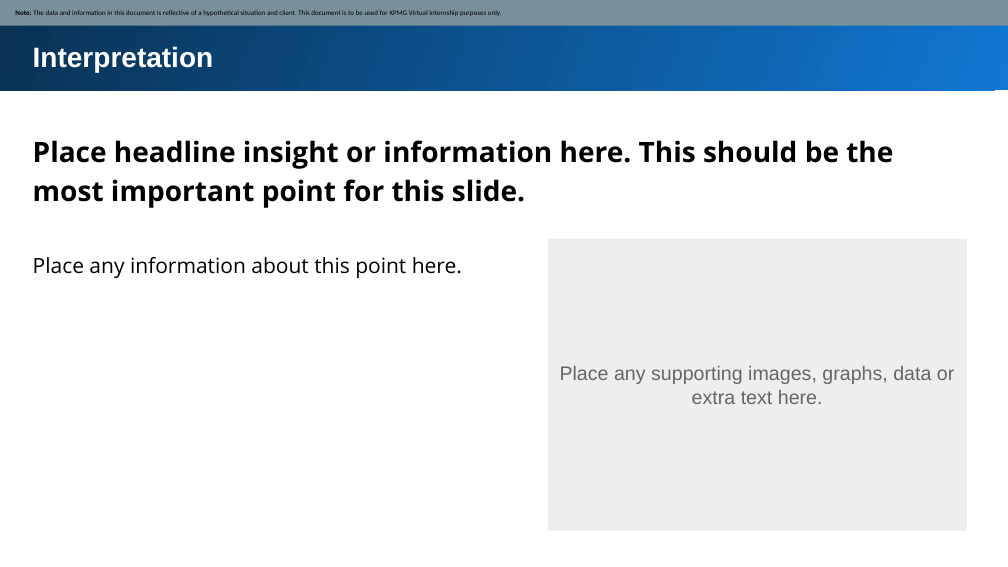
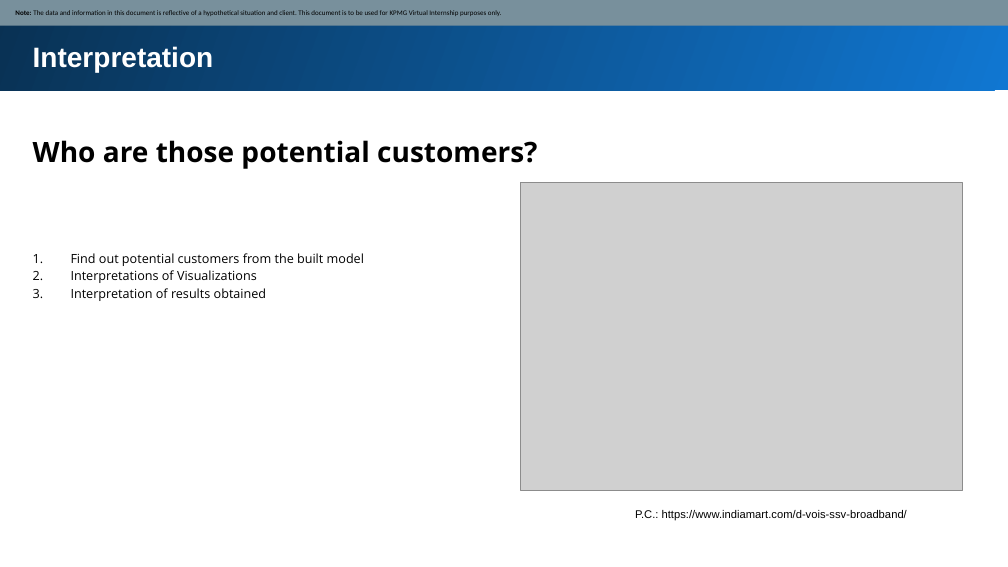
Before and after one commit to DeyDipankar/Data-Analytics--KPMG-Virtual-Internship, a slide deck: slide 6 of Data Insights.Targeting high value customers based on customer demographics and attributes/Module_2_Template_slide.pptx. Drawn at 1008x567 pixels with LibreOffice and Linux fonts; fonts in the diff are those of the drawing; grey boxes stand for pictures. Boxes give left, top, right and bottom in pixels: in the first picture for what was removed or moved away, otherwise in the second. Text is boxed around its words. In the diff, an @@ line names an element or a change of style, - is before the commit and + after.

```diff
--- a/Data Insights.Targeting high value customers based on customer demographics and attributes/Module_2_Template_slide.pptx
+++ b/Data Insights.Targeting high value customers based on customer demographics and attributes/Module_2_Template_slide.pptx
@@ text at <box>33,140,537,169</box>: text changed @@
-Place headline insight or information here. This should be the most important point for this slide.
+Who are those potential customers?
@@ picture added at <box>521,182,964,490</box> @@
@@ rectangle removed at <box>548,239,968,531</box> @@
@@ text at <box>71,253,364,301</box>: text changed; size 15 to 9 pt @@
-Place any information about this point here.
+1. Find out potential customers from the built model
+2. Interpretations of Visualizations
+3. Interpretation of results obtained
@@ text removed at <box>560,366,954,404</box> @@
-Place any supporting images, graphs, data or extra text here.
@@ text added at <box>635,510,907,520</box>, 8 pt, text #000000 @@
+P.C.: https://www.indiamart.com/d-vois-ssv-broadband/
```
Also in this commit, not shown: 2 other slides changed, 2 slides added, 2 slides removed, 1 other file.
